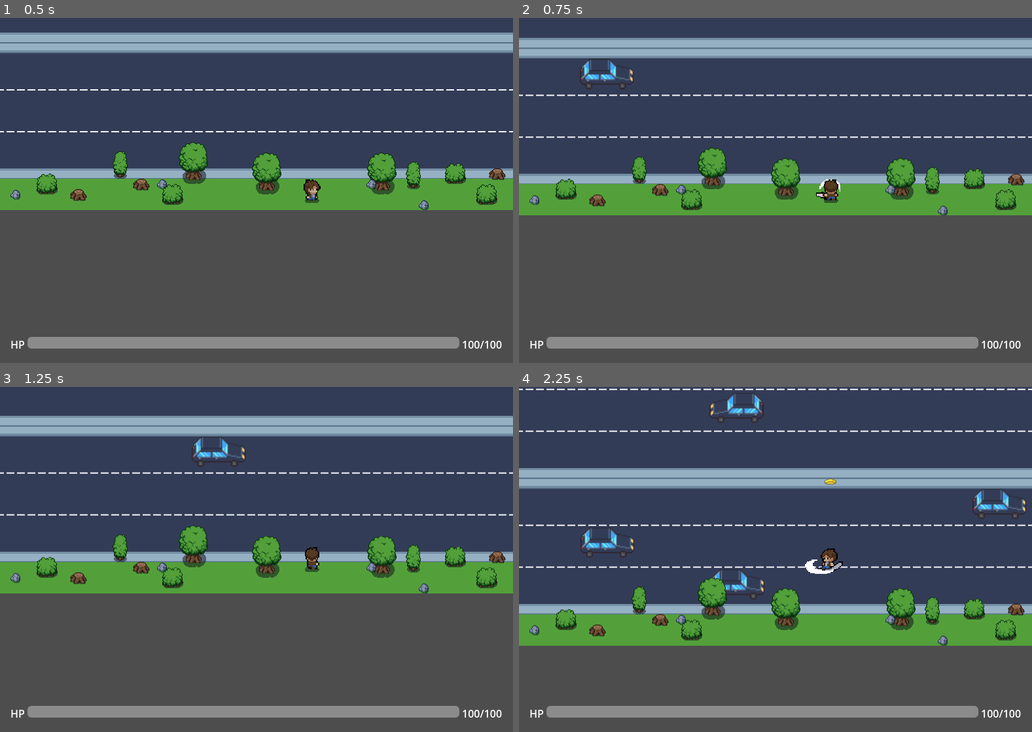
Above: before the commit, frames 1-4 (two rows, left to right).
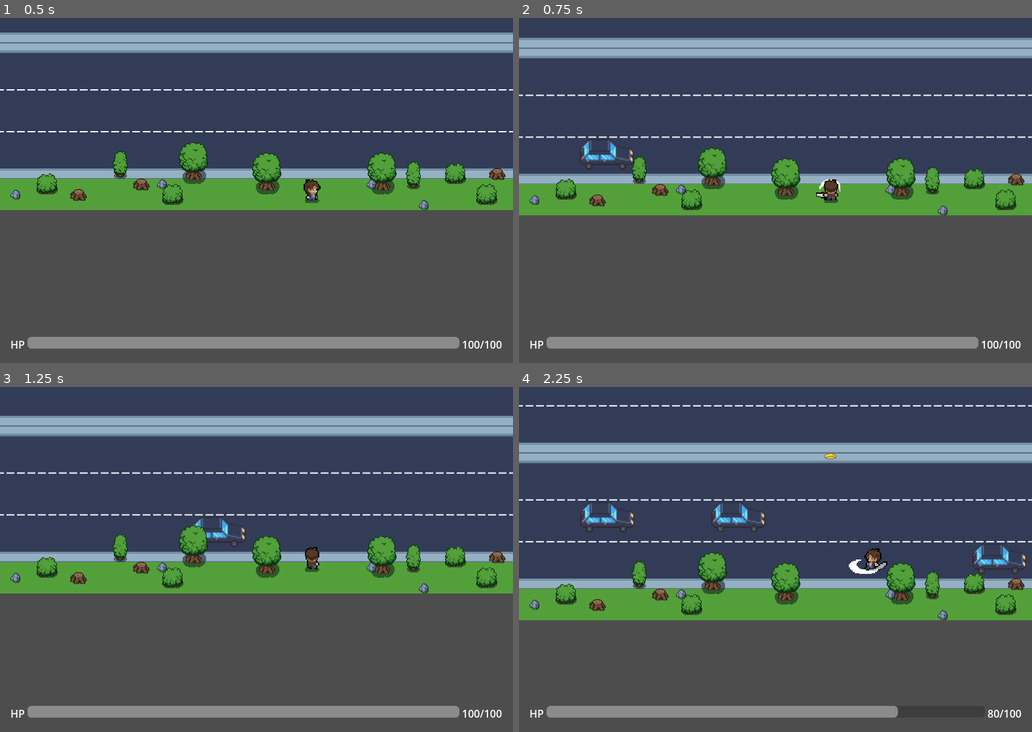
Above: after the commit, the same moments.

Repository: emyeatGrass/ConUhacksX
Game: Godot game, scene res://scenes/main.tscn
Same seed, same stepped clock (60 frames per second), same inputs: the game is played once before the commit and once after it.
Inputs:
- Up to frame 1 (0.5 s): no input
- Up to frame 2 (0.75 s): tap Enter at 0.5 s; hold Up (move_up) from 0.53 s (still down); tap Ctrl (attack) at 0.6 s
- Up to frame 3 (1.25 s): keep holding Up (move_up)
- Up to frame 4 (2.25 s): tap Space (shoot) at 1.35 s; release Up (move_up) at 2.03 s; hold Left (move_left) from 2.03 s (still down); tap Ctrl (attack) at 2.1 s

Frame 1 is identical in both runs. In frame 2, 0.6% of the frame differs, in the area x 11-23%, y 11-44%; in frame 3, 0.5%; in frame 4, 37%, in the area x 0-100%, y 0-96%.

Commit message:
refactor

Diff:
--- a/lost-and-jammed/scenes/audio_manager.tscn
+++ b/lost-and-jammed/scenes/audio_manager.tscn
@@ -8,7 +8,7 @@
 [ext_resource type="AudioStream" uid="uid://cksh4ya0spta" path="res://sfx/sword3.wav" id="6_02gw7"]
 [ext_resource type="AudioStream" uid="uid://dymsblsrx6f4d" path="res://sfx/explosion1.wav" id="7_kq7b2"]
 
-[node name="AudioManager" type="Node"]
+[node name="AudioManager" type="Node" groups=["AudioManager"]]
 script = ExtResource("1_liach")
 coin_fling_sounds = Array[AudioStream]([ExtResource("2_3asnw")])
 enemy_hit_sounds = Array[AudioStream]([ExtResource("3_3asnw")])
--- a/lost-and-jammed/scenes/coin_pool.tscn
+++ b/lost-and-jammed/scenes/coin_pool.tscn
@@ -2,5 +2,5 @@
 
 [ext_resource type="Script" uid="uid://bf3xlkh6y7aiu" path="res://scripts/coin_pool.gd" id="1_2anrl"]
 
-[node name="CoinPool" type="Node2D"]
+[node name="CoinPool" type="Node2D" groups=["CoinPool"]]
 script = ExtResource("1_2anrl")
--- a/lost-and-jammed/scenes/hud.tscn
+++ b/lost-and-jammed/scenes/hud.tscn
@@ -2,7 +2,7 @@
 
 [ext_resource type="Script" uid="uid://h3althbar0uid" path="res://scripts/hud.gd" id="1_hud"]
 
-[node name="HUD" type="CanvasLayer"]
+[node name="HUD" type="CanvasLayer" groups=["HUD"]]
 layer = 10
 script = ExtResource("1_hud")
 
--- a/lost-and-jammed/scenes/spawn_manager.tscn
+++ /dev/null
@@ -1,5 +0,0 @@
-[gd_scene format=3 uid="uid://ijypem7th74c"]
-
-[node name="SpawnManager" type="Node2D"]
-
-[node name="Marker2D" type="Marker2D" parent="."]
--- a/lost-and-jammed/scripts/camera_rig.gd
+++ b/lost-and-jammed/scripts/camera_rig.gd
@@ -1,4 +1,6 @@
 extends Node2D
+
+const GameServices = preload("res://scripts/shared/game_services.gd")
 
 @export var player_path: NodePath
 @export var follow_y: bool = true
@@ -14,7 +16,7 @@
 func _process(_delta: float) -> void:
 	if _player == null:
 		# Lazy lookup (scene may instantiate player later).
-		_player = get_tree().get_first_node_in_group("Player") as Node2D
+		_player = GameServices.get_player(get_tree())
 		if _player == null:
 			return
 
--- a/lost-and-jammed/scripts/car_blue.gd
+++ b/lost-and-jammed/scripts/car_blue.gd
@@ -3,7 +3,6 @@
 @export var base_speed = 400.0
 var current_speed = 0.0
 var direction = -1
-var should_flip = false;
 @export var hit_cooldown_s: float = 0.2
 
 @onready var sprite = $Sprite2D
@@ -17,7 +16,7 @@
 	ray.set_collision_mask_value(2, false)
 
 func _physics_process(delta: float) -> void:
-	# Decay per-body hit cooldowns.
+	# Per-body hit cooldown, because physics loves calling you 900 times a frame.
 	for id in _recent_hit_time_left_by_id.keys():
 		_recent_hit_time_left_by_id[id] = float(_recent_hit_time_left_by_id[id]) - delta
 		if float(_recent_hit_time_left_by_id[id]) <= 0.0:
@@ -25,7 +24,7 @@
 
 	if ray.is_colliding():
 		var collider = ray.get_collider()
-		# Ensure we don't brake for the player accidentally
+		# Don't brake for the player (they're squishy; they can move... hopefully).
 		if collider is CharacterBody2D and collider != self and not collider.is_in_group("Player"):
 			current_speed = lerp(current_speed, collider.velocity.length(), 0.1)
 	else:
@@ -35,16 +34,15 @@
 	velocity.y = 0
 	move_and_slide()
 
-# Deletes car when it leaves the screen
 func _on_visible_on_screen_notifier_2d_screen_exited():
 	queue_free()
 
-# Detects when the player is "squashed" or hit
 func _on_area_2d_body_entered(body: Node2D) -> void:
 	if body == null:
 		return
 
 	# Knockback anything that supports it (player + crackheads).
+	# If you don't have `apply_knockback`, congratulations, you're safe from my problems.
 	if not body.has_method("apply_knockback"):
 		return
 
@@ -53,16 +51,16 @@
 		return
 	_recent_hit_time_left_by_id[id] = hit_cooldown_s
 
-	# Compute knockback from hit position + car travel direction.
-	# - `hit_dir`: where the body is relative to the car (car -> body)
-	# - `car_dir`: direction the car is moving
+	# Knockback is a blend of:
+	# - `hit_dir`: car -> body
+	# - `car_dir`: where the car is actually moving
+	# We bias forward so getting clipped feels like getting *clipped*.
 	var hit_dir: Vector2 = (body.global_position - global_position).normalized()
 
 	var car_dir: Vector2 = velocity.normalized()
 	if car_dir == Vector2.ZERO:
 		car_dir = Vector2.RIGHT * float(direction)
 
-	# If the body is in front of the car, bias knockback forward.
 	var forwardness: float = maxf(hit_dir.dot(car_dir), 0.0)
 	var knock_dir: Vector2 = (hit_dir + car_dir * forwardness).normalized()
 	if knock_dir == Vector2.ZERO:
--- a/lost-and-jammed/scripts/coin.gd
+++ b/lost-and-jammed/scripts/coin.gd
@@ -1,11 +1,12 @@
 extends Area2D
+
+const GameServices = preload("res://scripts/shared/game_services.gd")
 
 const SPEED = 200.0
 
 @onready var _animated_sprite: AnimatedSprite2D = $AnimatedSprite2D
 @onready var _screen_notifier: VisibleOnScreenNotifier2D = $VisibleOnScreenNotifier2D
 
-# Called when the node enters the scene tree for the first time.
 func _ready() -> void:
 	set_deferred("monitoring", false)
 	# Return to pool when the coin leaves the visible screen.
@@ -17,7 +18,6 @@
 		_screen_notifier.rect = Rect2(-16, -16, 32, 32)
 
 
-# Called every frame. 'delta' is the elapsed time since the previous frame.
 func _physics_process(delta: float) -> void:
 	position += Vector2.RIGHT.rotated(rotation) * SPEED * delta
 
@@ -41,10 +41,9 @@
 
 
 func _on_body_entered(body: Node2D) -> void:
-	# Notify enemies/NPCs and return this coin to the pool.
-	# (The pool treats "hidden" coins as available.)
-	# Ignore hitting the player immediately on spawn.
-	var player := get_tree().get_first_node_in_group("Player")
+	# Coins are pooled: "hidden" == "available", because we are too tired to free/instance.
+	# Also: ignore hitting the player immediately on spawn to avoid self-bonking.
+	var player := GameServices.get_player(get_tree())
 	if player != null and body == player:
 		return
 	if body.has_method("hit_by_coin"):
--- a/lost-and-jammed/scripts/coin_pool.gd
+++ b/lost-and-jammed/scripts/coin_pool.gd
@@ -5,7 +5,6 @@
 var coin_scene = preload("res://scenes/coin.tscn")
 
 
-# Called when the node enters the scene tree for the first time.
 func _ready() -> void:
 	for i in POOL_SIZE:
 		var coin = coin_scene.instantiate()
@@ -14,6 +13,8 @@
 		coins.push_back(coin)
 
 func get_coin() -> Area2D:
+	# Pooling strategy: visible == in use. Hidden == "available".
+	# Is it elegant? No. Is it fast and does it keep me from thinking? Yes.
 	for coin in coins:
 		if not coin.visible:
 			coin.show()
--- a/lost-and-jammed/scripts/crackhead.gd
+++ b/lost-and-jammed/scripts/crackhead.gd
@@ -1,4 +1,6 @@
 extends CharacterBody2D
+
+const GameServices = preload("res://scripts/shared/game_services.gd")
 
 @export var chase_speed := 50.0
 @export var flee_speed := 80.0
@@ -6,9 +8,9 @@
 @export var knockback_duration_s: float = 0.15
 @export var spawn_pause_s: float = 0.0: set = _set_spawn_pause_s
 
-@onready var player: Node2D = get_tree().get_first_node_in_group("Player") as Node2D
+@onready var player: Node2D = GameServices.get_player(get_tree())
 @onready var _screen_notifier: VisibleOnScreenNotifier2D = $VisibleOnScreenNotifier2D
-@onready var audio_manager: Node = get_node_or_null("/root/World/AudioManager")
+@onready var audio_manager: Node = GameServices.get_audio_manager(get_tree())
 
 var _fleeing := false
 var _spawn_pause_left_s: float = 0.0
@@ -28,14 +30,16 @@
 	_spawn_pause_left_s = maxf(spawn_pause_s, _spawn_pause_left_s)
 
 func apply_knockback(knock_dir: Vector2) -> void:
-	var dir := knock_dir.normalized()
-	if dir == Vector2.ZERO:
-		dir = - velocity.normalized()
-	if dir == Vector2.ZERO:
-		dir = (global_position - player.global_position).normalized() if player != null else Vector2.LEFT
-
 	_knockback_time_left_s = knockback_duration_s
-	_knockback_velocity = dir * (knockback_distance_px / max(knockback_duration_s, 0.001))
+	var fallback_dir := (global_position - player.global_position) if player != null else Vector2.LEFT
+	_knockback_velocity = GameServices.compute_knockback_velocity(
+		knock_dir,
+		velocity,
+		fallback_dir,
+		knockback_distance_px,
+		knockback_duration_s,
+		Vector2.LEFT
+	)
 
 
 func _physics_process(delta: float) -> void:
--- a/lost-and-jammed/scripts/explosion.gd
+++ b/lost-and-jammed/scripts/explosion.gd
@@ -1,7 +1,9 @@
 extends Node2D
 
+const GameServices = preload("res://scripts/shared/game_services.gd")
+
 @onready var _animated_sprite: AnimatedSprite2D = $AnimatedSprite2D
-@onready var audio_manager: Node = get_node_or_null("/root/World/AudioManager")
+@onready var audio_manager: Node = GameServices.get_audio_manager(get_tree())
 
 func _ready() -> void:
 	if _animated_sprite == null:
--- a/lost-and-jammed/scripts/hud.gd
+++ b/lost-and-jammed/scripts/hud.gd
@@ -1,4 +1,6 @@
 extends CanvasLayer
+
+const GameServices = preload("res://scripts/shared/game_services.gd")
 
 @onready var _bar: ProgressBar = $MarginContainer/HBoxContainer/HealthBar
 @onready var _value_label: Label = $MarginContainer/HBoxContainer/ValueLabel
@@ -7,7 +9,7 @@
 
 
 func _ready() -> void:
-	_player = get_tree().get_first_node_in_group("Player")
+	_player = GameServices.get_player(get_tree())
 	if _player == null:
 		push_warning("HUD: Player not found (expected node in group 'Player').")
 		return
--- a/lost-and-jammed/scripts/map_regenerator.gd
+++ b/lost-and-jammed/scripts/map_regenerator.gd
@@ -1,4 +1,6 @@
 extends Node
+
+const GameServices = preload("res://scripts/shared/game_services.gd")
 
 signal run_finished
 
@@ -33,7 +35,7 @@
 	if player_path != NodePath():
 		_player = get_node_or_null(player_path) as Node2D
 	if _player == null:
-		_player = get_tree().get_first_node_in_group("Player") as Node2D
+		_player = GameServices.get_player(get_tree())
 
 	if _ground == null or _objects == null or _player == null:
 		push_warning("MapRegenerator: Missing nodes (ground=%s objects=%s player=%s)" % [_ground, _objects, _player])
@@ -152,7 +154,7 @@
 
 
 func _show_end_overlay() -> void:
-	var hud := get_node_or_null("/root/World/HUD")
+	var hud := GameServices.get_hud(get_tree())
 	if hud == null:
 		print("END: reached final chunk.")
 		return
--- a/lost-and-jammed/scripts/player.gd
+++ b/lost-and-jammed/scripts/player.gd
@@ -1,8 +1,10 @@
 extends CharacterBody2D
 
+const GameServices = preload("res://scripts/shared/game_services.gd")
+
 @onready var _animated_sprite = $AnimatedSprite2D
-@onready var coin_pool: Node = get_node_or_null("/root/World/CoinPool")
-@onready var audio_manager: Node = get_node_or_null("/root/World/AudioManager")
+@onready var coin_pool: Node = GameServices.get_coin_pool(get_tree())
+@onready var audio_manager: Node = GameServices.get_audio_manager(get_tree())
 
 signal hp_changed(hp: int, max_hp: int)
 
@@ -23,7 +25,7 @@
 var _attack_already_hit_by_id: Dictionary = {}
 
 var _crackhead_scene: PackedScene = preload("res://scenes/crackhead.tscn")
-var _explosion_scene: PackedScene = preload("res://scenes/Explosion.tscn")
+var _explosion_scene: PackedScene = preload("res://scenes/explosion.tscn")
 @export var knockback_distance_px: float = 64.0
 @export var knockback_duration_s: float = 0.15
 var _knockback_time_left_s: float = 0.0
@@ -96,7 +98,9 @@
 	hp_changed.emit(hp, max_hp)
 
 func heal_hp(amount: int) -> void:
-	if amount >= max_hp:
+	if amount <= 0:
+		return
+	if hp >= max_hp:
 		return
 	var new_hp := clampi(hp + amount, 0, max_hp)
 	if new_hp == hp:
@@ -105,14 +109,16 @@
 	hp_changed.emit(hp, max_hp)
 
 func apply_knockback(knock_dir: Vector2) -> void:
-	var dir := knock_dir.normalized()
-	if dir == Vector2.ZERO:
-		dir = - velocity.normalized()
-	if dir == Vector2.ZERO:
-		dir = - direction_to_vector.get(last_direction, Vector2.RIGHT)
-
+	var fallback_dir: Vector2 = -direction_to_vector.get(last_direction, Vector2.RIGHT)
 	_knockback_time_left_s = knockback_duration_s
-	_knockback_velocity = dir * (knockback_distance_px / max(knockback_duration_s, 0.001))
+	_knockback_velocity = GameServices.compute_knockback_velocity(
+		knock_dir,
+		velocity,
+		fallback_dir,
+		knockback_distance_px,
+		knockback_duration_s,
+		Vector2.RIGHT
+	)
 
 
 func _physics_process(delta: float) -> void:
--- /dev/null
+++ b/lost-and-jammed/scripts/shared/game_services.gd
@@ -0,0 +1,51 @@
+extends Object
+
+# Lightweight shared helpers to reduce duplicated lookup/utility code.
+# Not an autoload: scripts can `preload()` and call these static funcs.
+
+
+static func get_player(tree: SceneTree) -> Node2D:
+	return tree.get_first_node_in_group(&"Player") as Node2D
+
+
+static func get_audio_manager(tree: SceneTree) -> Node:
+	var n := tree.get_first_node_in_group(&"AudioManager")
+	if n != null:
+		return n
+	# Back-compat with older absolute-path lookups.
+	return tree.root.get_node_or_null("World/AudioManager")
+
+
+static func get_coin_pool(tree: SceneTree) -> Node:
+	var n := tree.get_first_node_in_group(&"CoinPool")
+	if n != null:
+		return n
+	# Back-compat with older absolute-path lookups.
+	return tree.root.get_node_or_null("World/CoinPool")
+
+
+static func get_hud(tree: SceneTree) -> Node:
+	var n := tree.get_first_node_in_group(&"HUD")
+	if n != null:
+		return n
+	# Back-compat with older absolute-path lookups.
+	return tree.root.get_node_or_null("World/HUD")
+
+
+static func compute_knockback_velocity(
+	knock_dir: Vector2,
+	current_velocity: Vector2,
+	fallback_dir: Vector2,
+	distance_px: float,
+	duration_s: float,
+	default_dir: Vector2 = Vector2.LEFT
+) -> Vector2:
+	var dir := knock_dir.normalized()
+	if dir == Vector2.ZERO:
+		dir = -current_velocity.normalized()
+	if dir == Vector2.ZERO:
+		dir = fallback_dir.normalized()
+	if dir == Vector2.ZERO:
+		dir = default_dir
+
+	return dir * (distance_px / max(duration_s, 0.001))
--- a/lost-and-jammed/scripts/spawn_manager.gd
+++ b/lost-and-jammed/scripts/spawn_manager.gd
@@ -5,66 +5,44 @@
 
 var _map_regen: Node
 
-# Called when the node enters the scene tree for the first time.
 func _ready() -> void:
 	_map_regen = get_node_or_null(map_regenerator_path)
 	if _map_regen == null:
-		# Fallback: try to find by name in the active scene.
+		# Fallback path for when the scene wiring is... aspirational.
 		_map_regen = get_tree().root.get_node_or_null("World/MapRegenerator")
 
-
-# Called every frame. 'delta' is the elapsed time since the previous frame.
-func _process(_delta: float) -> void:
-	pass
-
 func _spawn_offset_y() -> float:
-	# IMPORTANT: This must be chunk-aligned (discrete), not camera-aligned (continuous),
-	# otherwise lanes drift relative to the repeated map chunks.
+	# This must be chunk-aligned (discrete), not camera-aligned (continuous),
+	# or the lanes slowly drift until everything looks "kind of wrong" and nobody knows why.
 	if _map_regen != null and _map_regen.has_method("get_current_chunk_offset_global_y"):
 		return float(_map_regen.call("get_current_chunk_offset_global_y"))
 	return 0.0
 
 
-func spawn_car():
-	var spawn_group = "RightBound" if randf() > 0.5 else "LeftBound"
-	var markers = get_tree().get_nodes_in_group(spawn_group)
-	if markers.is_empty(): return
+func _spawn_car_from_group(spawn_group: String) -> void:
+	var markers := get_tree().get_nodes_in_group(spawn_group)
+	if markers.is_empty():
+		return
 
 	var random_marker = markers.pick_random()
+	var car = car_scene.instantiate()
 
-	# Check if marker has a car
+	# Set direction BEFORE parenting so the car's `_ready()` can use it.
+	# (Because apparently we like temporal coupling now.)
+	if spawn_group == "RightBound":
+		car.direction = -1
+	else:
+		car.direction = 1
+
+	car.global_position = random_marker.global_position + Vector2(0, _spawn_offset_y())
+	add_child(car)
 
 
-	var car = car_scene.instantiate()
-	car.global_position = random_marker.global_position + Vector2(0, _spawn_offset_y())
-
-	if random_marker.is_in_group("RightBound"):
-		car.direction = -1 # Move Left
-	else:
-		car.direction = 1 # Move Right
-
-	add_child(car)
+func spawn_car() -> void:
+	# Legacy/manual entrypoint; keeping it so I can pretend this was planned.
+	var spawn_group := "RightBound" if randf() > 0.5 else "LeftBound"
+	_spawn_car_from_group(spawn_group)
 
 func _on_timer_timeout() -> void:
-	# 1. Decide direction (50/50 chance)
-	var spawn_group = "RightBound" if randf() > 0.5 else "LeftBound"
-
-	# 2. Get all markers in that specific group
-	var markers = get_tree().get_nodes_in_group(spawn_group)
-	var random_marker = markers.pick_random()
-
-	# 3. Create the car
-	var car = car_scene.instantiate()
-
-	# 4. Position it and set direction
-	car.global_position = random_marker.global_position + Vector2(0, _spawn_offset_y())
-
-	if spawn_group == "RightBound":
-		car.direction = -1 # Move left
-		car.should_flip = false
-	else:
-		car.direction = 1 # Move right
-		car.should_flip = true
-
-	add_child(car)
-	# (Don't reassign position after parenting; we already used global_position.)
+	var spawn_group := "RightBound" if randf() > 0.5 else "LeftBound"
+	_spawn_car_from_group(spawn_group)
Not shown, added: lost-and-jammed/scripts/shared/game_services.gd.uid
